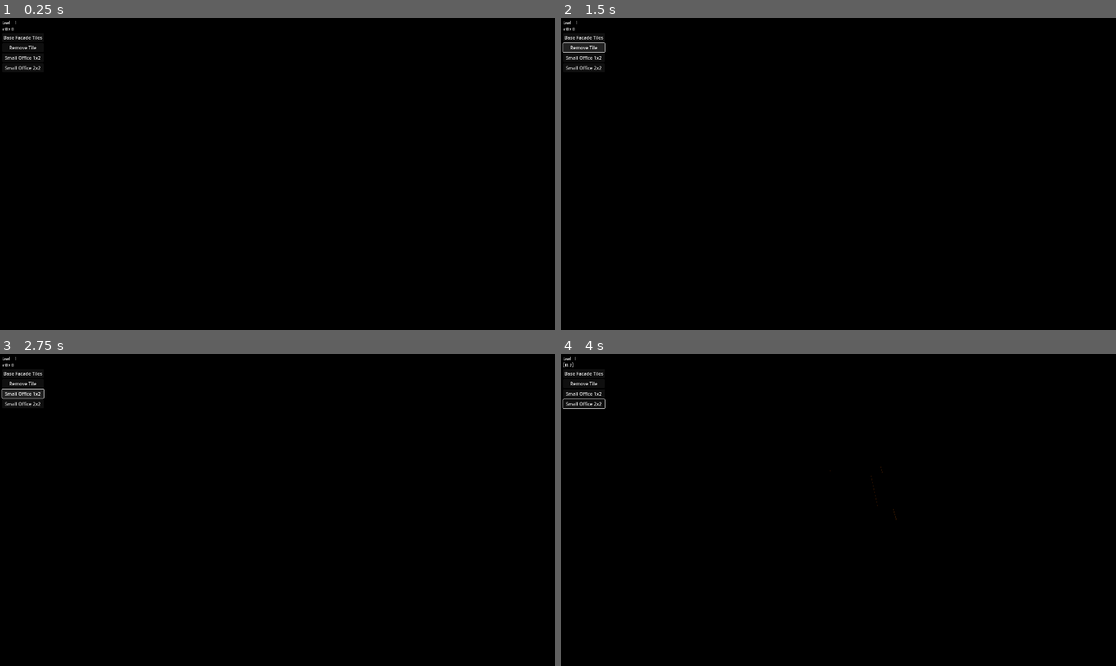
Above: before the commit, frames 1-4 (two rows, left to right).
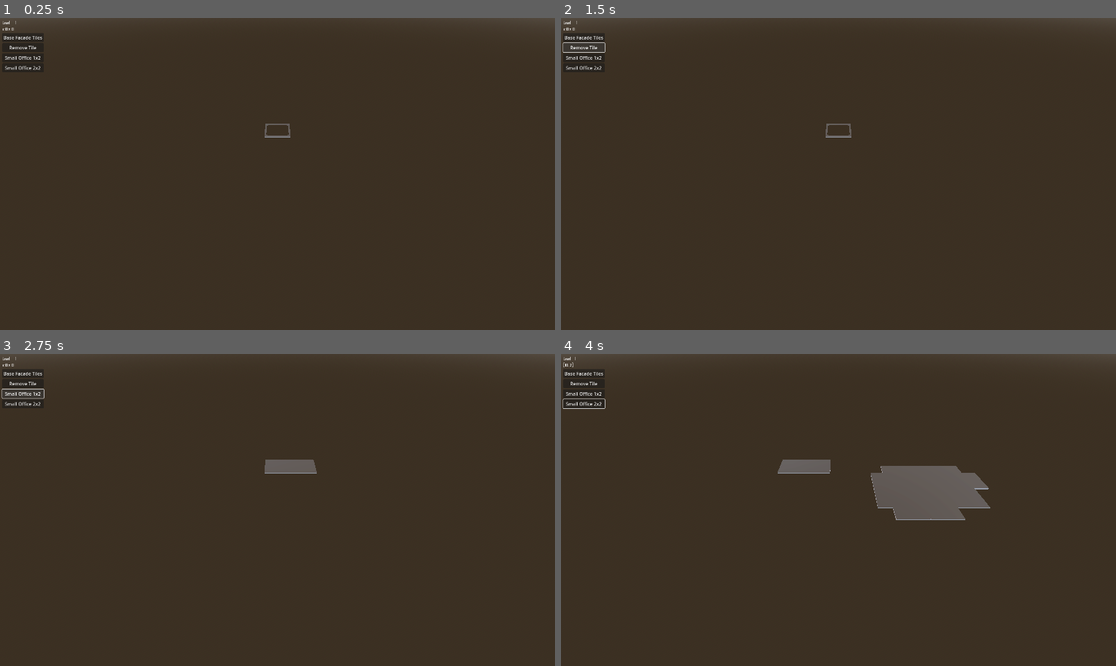
Above: after the commit, the same moments.

Repository: newnoiseworks/TowerStory
Game: Godot game, scene res://Scenes/building/building.tscn
Two runs of this game, one before a commit and one after it. Both use one fixed random seed, a clock stepped at 60 frames per second and the inputs below.
Inputs (mouse positions are in pixels of both pictures, inside the frame that each line leads up to):
- Up to frame 1 (0.25 s): no input
- Up to frame 2 (1.5 s): click "Base Facade Tiles" at 0.5 s; click "Remove Tile" at 1.25 s
- Up to frame 3 (2.75 s): click "Small Office 1x2" at 2 s
- Up to frame 4 (4 s): click "Small Office 2x2" at 2.75 s; tap Enter at 3.5 s; move the mouse to (960, 494) at 3.52 s; hold D (move_right) from 3.53 s (still down); hold F (facade_swap) from 3.53 s (still down); click (960, 494) at 3.67 s

The runs differ from the first frame. In frame 1, 100% of the frame differs, in the area x 0-100%, y 0-100%; in frame 2, 100%; in frame 3, 100%; in frame 4, 100%.
Error in both runs: Invalid assignment of property or key 'material_override' with value of type 'ShaderMaterial' on a base object of type 'null instance'. (res://scenes/floor/bot…

Commit message:
adds environment

Diff:
--- a/Scenes/building/building.tscn
+++ b/Scenes/building/building.tscn
@@ -1,13 +1,29 @@
-[gd_scene load_steps=6 format=3 uid="uid://dqwnoh0nb0rgw"]
+[gd_scene load_steps=9 format=3 uid="uid://dqwnoh0nb0rgw"]
 
 [ext_resource type="Theme" uid="uid://d4hh4mldy4pjj" path="res://ui_theme.tres" id="1"]
-[ext_resource type="PackedScene" path="res://scenes/camera_gimbal/camera_gimbal.tscn" id="2"]
+[ext_resource type="PackedScene" uid="uid://cjv8e2swwmjt1" path="res://scenes/camera_gimbal/camera_gimbal.tscn" id="2"]
 [ext_resource type="PackedScene" path="res://scenes/mouse_select.tscn" id="3"]
 [ext_resource type="Script" path="res://scenes/building/building.gd" id="4"]
 [ext_resource type="Script" path="res://scenes/building/building_ui.gd" id="5"]
 
+[sub_resource type="ProceduralSkyMaterial" id="ProceduralSkyMaterial_o0f07"]
+sky_horizon_color = Color(0.64625, 0.65575, 0.67075, 1)
+ground_horizon_color = Color(0.64625, 0.65575, 0.67075, 1)
+
+[sub_resource type="Sky" id="Sky_lal2i"]
+sky_material = SubResource("ProceduralSkyMaterial_o0f07")
+
+[sub_resource type="Environment" id="Environment_rgr2b"]
+background_mode = 2
+sky = SubResource("Sky_lal2i")
+tonemap_mode = 2
+glow_enabled = true
+
 [node name="building" type="Node3D"]
 script = ExtResource("4")
+
+[node name="WorldEnvironment" type="WorldEnvironment" parent="."]
+environment = SubResource("Environment_rgr2b")
 
 [node name="camera_gimbal" parent="." instance=ExtResource("2")]
 transform = Transform3D(1, 0, 0, 0, 1, 0, 0, 0, 1, 0, 4, 0)
